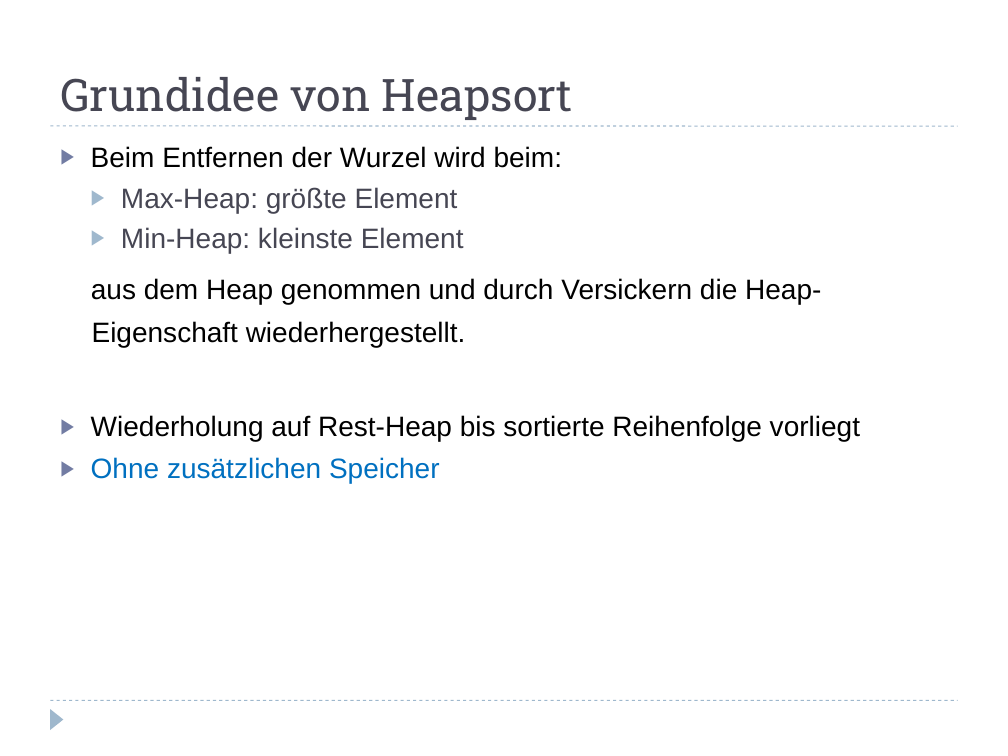
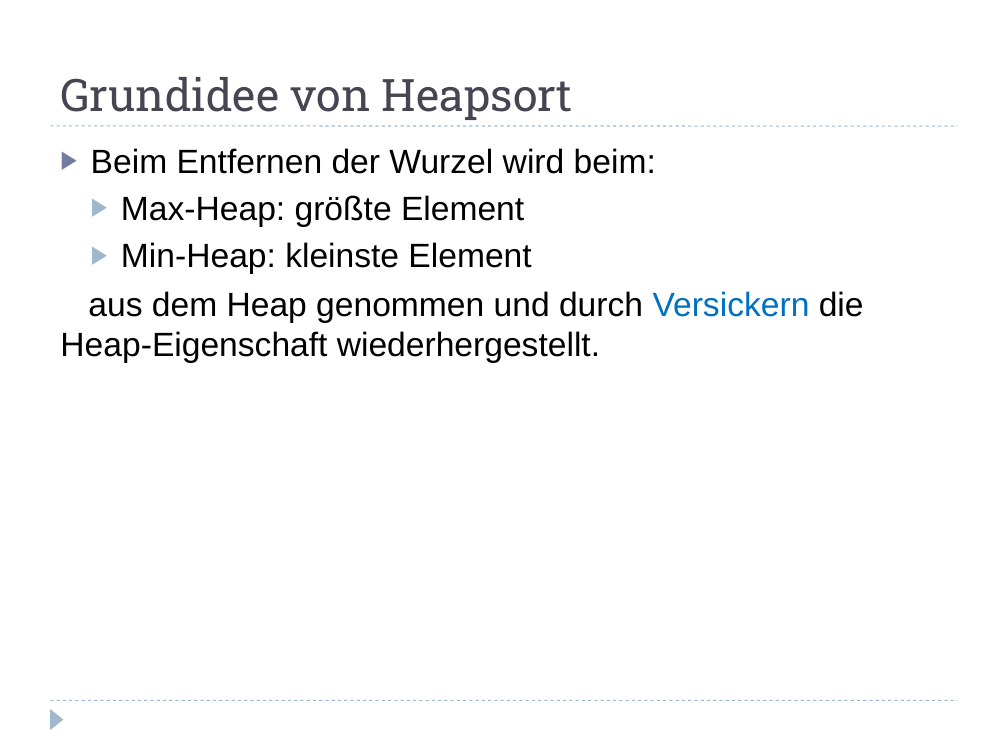
Before and after one commit to hienng/Heapsort, a slide deck: slide 16 of Sortieren mit Halde.odp (slide 8 before the commit). Drawn at 1008x756 pixels with LibreOffice and Linux fonts; fonts in the diff are those of the drawing. Boxes give left, top, right and bottom in pixels: in the first picture for what was removed or moved away, otherwise in the second. Text is boxed around its words. In the diff, an @@ line names an element or a change of style, - is before the commit and + after.

Commit message:
changes to presentation

```diff
--- a/Sortieren mit Halde.odp
+++ b/Sortieren mit Halde.odp
@@ text at (x1=91, y1=148, x2=656, y2=274): size 20 to 24 pt in "Beim Entfernen der Wurzel wird beim:", "Max-Heap: größte Element", "Min-Heap: kleinste Element"; text colour #464653 to #000000 in "Max-Heap: größte Element", "Min-Heap: kleinste Element" @@
@@ text at (x1=60, y1=291, x2=864, y2=363): text changed; size 20 to 24 pt @@
-aus dem Heap genommen und durch Versickern die Heap-
-Eigenschaft wiederhergestellt.
-▶ Wiederholung auf Rest-Heap bis sortierte Reihenfolge vorliegt
-▶ Ohne zusätzlichen Speicher
+aus dem Heap genommen und durch Versickern die Heap-Eigenschaft wiederhergestellt.
```
Also in this commit, not shown: 13 other slides changed, 12 slides added, 2 other files.
